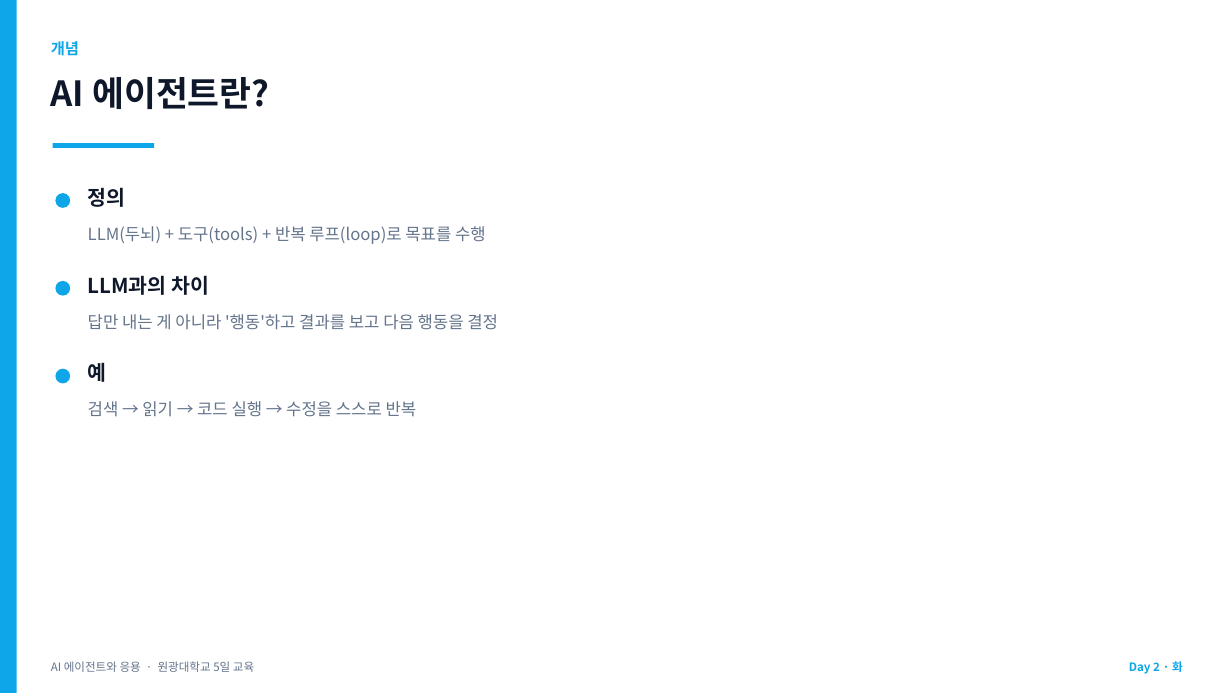
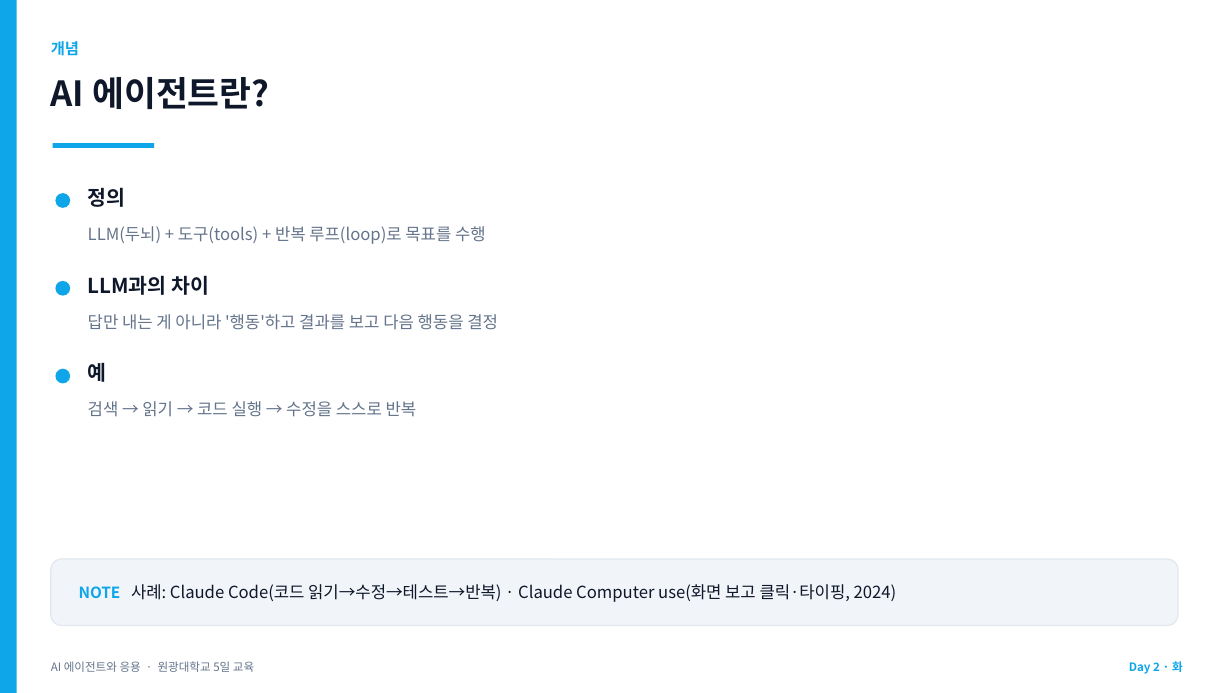
Before and after one commit to jyshin-22/wku-ai-agent-program, a slide deck: slide 7 of slides/day2.pptx. Drawn at 1232x693 pixels with LibreOffice and Linux fonts; fonts in the diff are those of the drawing. Boxes give left, top, right and bottom in pixels: in the first picture for what was removed or moved away, otherwise in the second. Text is boxed around its words. In the diff, an @@ line names an element or a change of style, - is before the commit and + after.

```diff
--- a/slides/day2.pptx
+++ b/slides/day2.pptx
@@ rounded rectangle added at bbox=[51, 559, 1178, 626], fill #F1F5F9, outline #E2E8F0 1 pt @@
@@ text added at bbox=[79, 584, 897, 602], 13 pt, text #0F172A @@
+NOTE 사례: Claude Code(코드 읽기→수정→테스트→반복) · Claude Computer use(화면 보고 클릭·타이핑, 2024)
```
Also in this commit, not shown: 6 other slides changed, 1 slide added, 10 other files.
